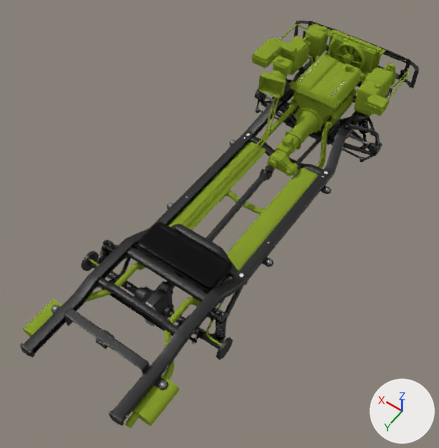
One commit to the Blender file vehicles/common/seoil_framebody/seoil_framebody.blend: the scene before it, then after it.
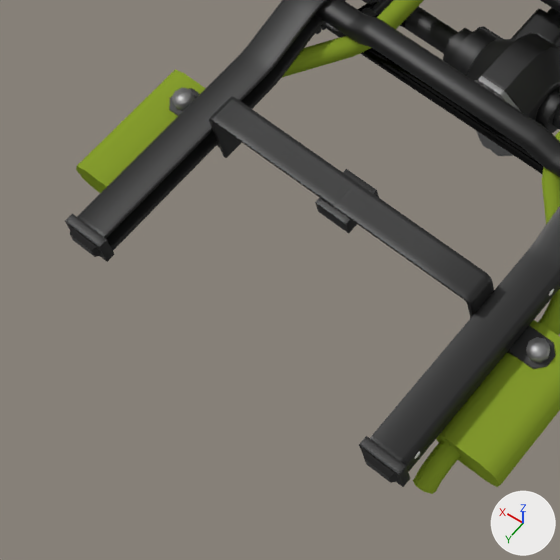
Each version appears first whole from a camera (50 mm lens) standing at (-2.09, 3.27, 5.09) and looking at (-0.03, 0.39, 0.56), and next in a close-up on the part from 0% to 39% of the width and 62% to 100% of the height. Every picture has the same lights, and +X, +Y and +Z are marked at lower right.

Objects in the first close-up: 'seoil_framebody_axle_R', 'seoil_framebody_frame', 'seoil_framebody_muffler_L', 'seoil_framebody_muffler_R', 'seoil_framebody_sparetirehitch', 'seoil_framebody_trackbar_R_4link'.
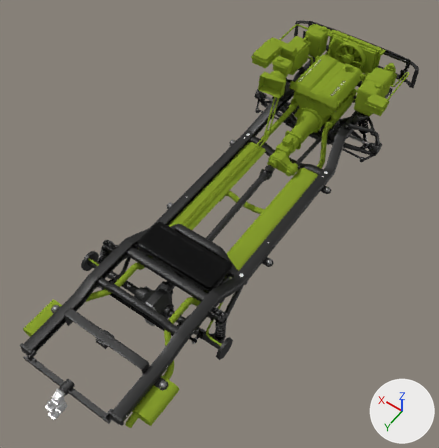
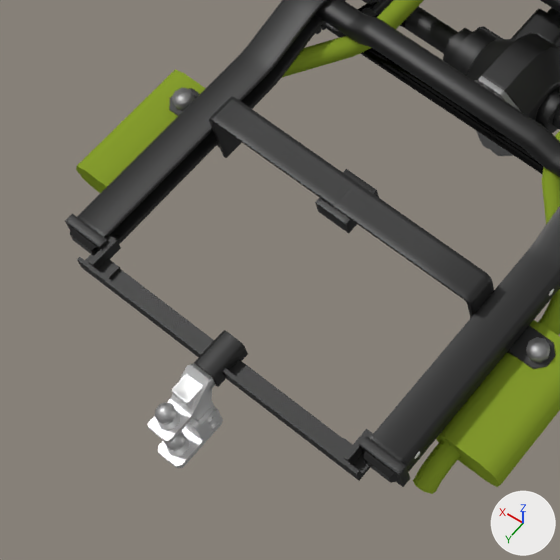
Location of each change, (x1, y1, x2, y2) in pixels of the close-ups (560 x 560 px):
'seoil_framebody_towhitch_heavy', added
    after: (77, 235, 373, 481)
'seoil_framebody_towhitch_heavy_drop', added
    after: (158, 373, 223, 468)
    faces in mat_trucks_mechanical (white #e7e7e7): (158, 373, 223, 468)
    faces in mat_towhitch (light grey #cacaca): (164, 431, 189, 457)
'seoil_framebody_towhitch_heavy_ball', added
    after: (148, 363, 216, 443)
    faces in mat_trucks_mechanical (white #e7e7e7): (148, 363, 216, 443)
    faces in mat_towhitch (light grey #cacaca): (155, 402, 180, 431)

The change in detail:
Material 'towhitch' (mat_towhitch) is new.
Its base color is (0.588, 0.588, 0.588) (light grey #cacaca).
Its metallic is 1.0.
Its specular ior level is 0.0.
Material 'trucks_mechanical' (mat_trucks_mechanical) is new.
Its base color is (0.8, 0.8, 0.8) (white #e7e7e7).
Its metallic is 1.0.
Its specular ior level is 0.0.
Mesh me_pickup_towhitch_heavy_ball_001 is new.
It has 189 vertices, 178 faces and spans x -0.453..0.453, y 2.33..2.445, z 0.53..0.599.
Faces by material slot: [108, 48, 22].
It uses material mat_seoil_framebody_mechanical_metal_rough.
It uses material mat_seoil_framebody_mechanical_chrome.
It uses material mat_seoil_framebody_mechanical_plastic.
Mesh me_pickup_towhitch_heavy_drop is new.
It has 251 vertices, 215 faces and spans x -0.045..0.045, y 2.349..2.62, z 0.376..0.595.
Faces by material slot: [136, 79].
It uses material mat_trucks_mechanical (white #e7e7e7).
It uses material mat_towhitch (light grey #cacaca).
Mesh me_pickup_towhitch_heavy_ball is new.
It has 135 vertices, 117 faces and spans x -0.035..0.035, y 2.375..2.611, z 0.514..0.613.
Faces by material slot: [38, 79].
It uses material mat_trucks_mechanical (white #e7e7e7).
It uses material mat_towhitch (light grey #cacaca).
Object 'seoil_framebody_towhitch_heavy' (ob_seoil_framebody_towhitch_heavy) is new; it shows me_pickup_towhitch_heavy_ball_001.
Its location is (0.0, 0.0, 0.0).
Object 'seoil_framebody_towhitch_heavy_drop' (ob_seoil_framebody_towhitch_heavy_drop) is new; it shows me_pickup_towhitch_heavy_drop.
Its location is (0.0, 0.0, 0.0).
Object 'seoil_framebody_towhitch_heavy_ball' (ob_seoil_framebody_towhitch_heavy_ball) is new; it shows me_pickup_towhitch_heavy_ball.
Its location is (0.0, 0.0, 0.0).
